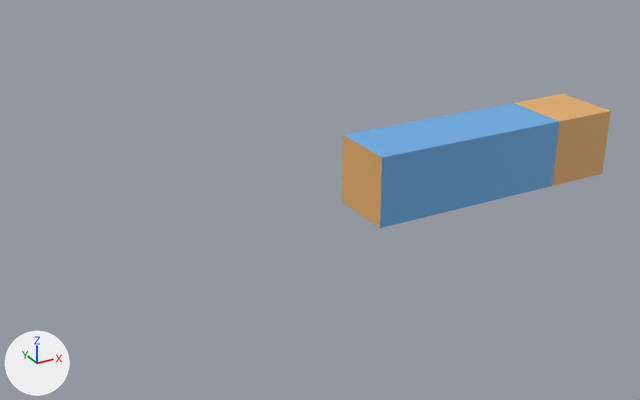
A saved change to the Blender file Santa's Anvil Defense Workshop/Assets/Models/Items/Hand.blend.
Rendered twice from a camera (50 mm lens) standing at (-1.118, -1.546, 0.748) and looking at (-0.255, 0.023, -0.036). Lighting does not change. The marker at lower left points along +X, +Y and +Z.
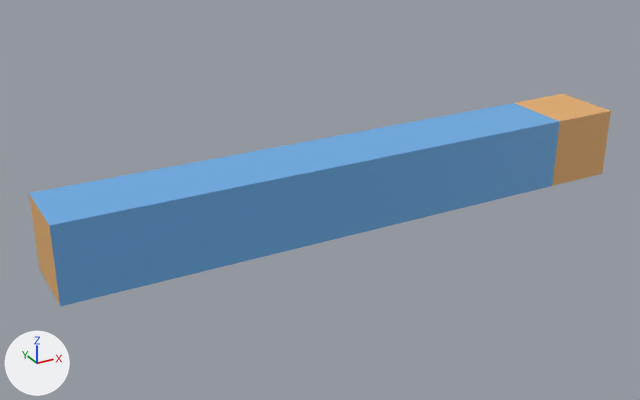
The newer file is also turned or shifted as a whole; pictures and numbers use the older file's frame.

What the commit changed:
me_cube_001 is used by ob_cube; location (0.0, 0.0, 0.0).
me_cube_001 had 12 vertices, 10 faces and spanned x -0.164..0.492, y -0.082..0.082, z -0.082..0.082.
me_cube_001 now has 24 vertices, 22 faces and spans x -0.854..0.492, y -0.082..0.082, z -0.082..0.082.
Part 1, on me_cube_001:
1 face is deleted.
12 vertices are added at x -0.854..-0.346, y -0.082..0.082, z -0.082..0.082.
12 new faces join them, mat_sleve (blue #6daee7).
1 new face joins them, mat_hand (orange #e7b06d).

Boxes (x1, y1, x2, y2) around the edits, measured in the pictures (640 x 400 px):
'Cube', reshaped (116% wider, 58% taller)
    before: (342, 94, 611, 228)
    after: (29, 94, 611, 306)
part 1 of me_cube_001, built on
    before: (342, 135, 382, 228)
    after: (29, 135, 382, 306)
